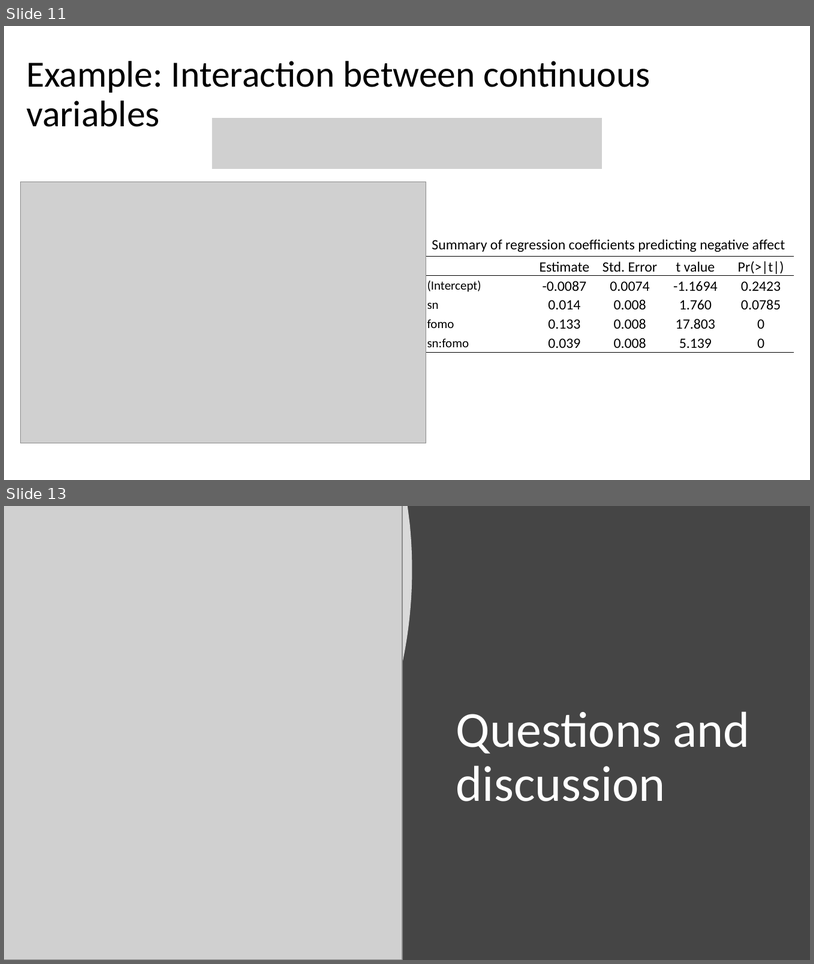
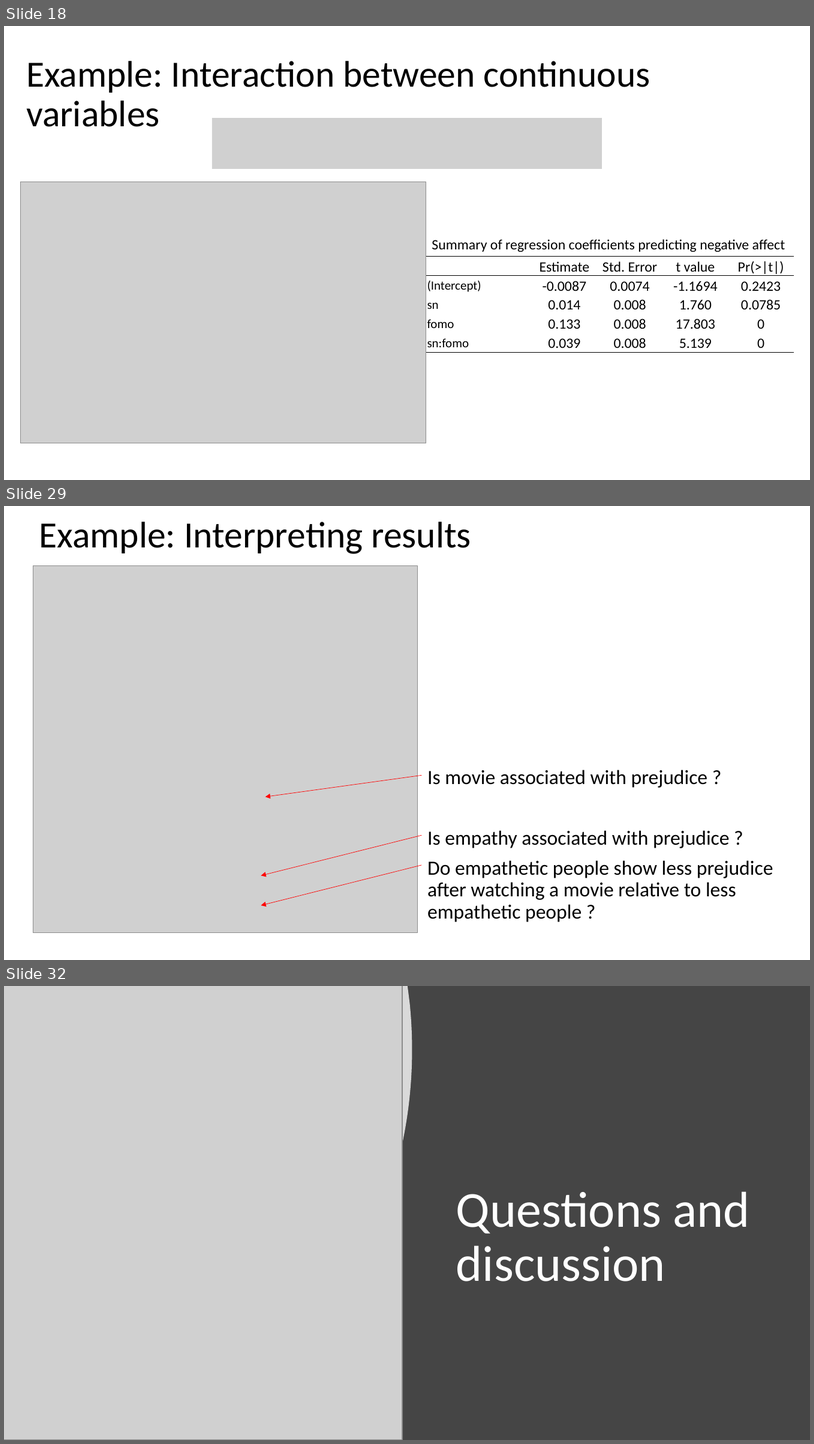
Before and after one commit to haututu/regressionLectures, a slide deck: regression_l1.pptx. Shown one above the other, each under a label of ours: slides 11 and 13 before the commit, slides 18, 29 and 32 after it; the slides between them are not shown. The pictures are 814x964 and 814x1444 pixels, drawn with LibreOffice and Linux fonts; fonts in the diff are those of the drawing; grey boxes stand for pictures. Boxes give left, top, right and bottom in pixels: in the first picture for what was removed or moved away, otherwise in the second. Text is boxed around its words. In the diff, an @@ line names an element or a change of style, - is before the commit and + after.

Commit message:
Updating screenshots and figures. Corrected issue with backwards compatability, i.e., using older format ppt.

```diff
--- a/regression_l1.pptx
+++ b/regression_l1.pptx
@@ slide 29 added at bbox=[4, 506, 810, 960], background #FFFFFF @@
@@ text added at bbox=[39, 522, 471, 554], 44 pt, text #000000 @@
+Example: Interpreting results
@@ picture added at bbox=[33, 566, 417, 933] @@
@@ arrow added from (422, 775) to (266, 796), #FF0000 0.5 pt @@
@@ text added at bbox=[428, 769, 774, 900], 24 pt, text #000000 @@
+Is movie associated with prejudice ?
+Is empathy associated with prejudice ?
+Do empathetic people show less prejudice after watching a movie relative to less empathetic people ?
@@ arrow added from (422, 835) to (261, 876), #FF0000 0.5 pt @@
@@ arrow added from (422, 865) to (261, 905), #FF0000 0.5 pt @@
@@ what was slide 11 is now slide 18 @@
@@ what was slide 13 is now slide 32 @@
```
Also in this commit, not shown: 6 slides changed, 19 other slides added, 1 slide removed, 14 other files.
